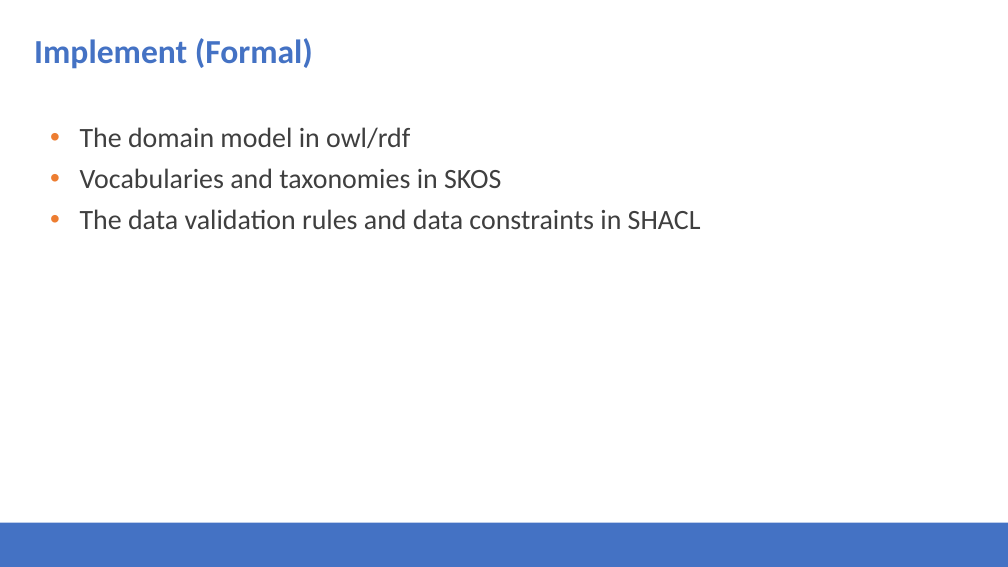
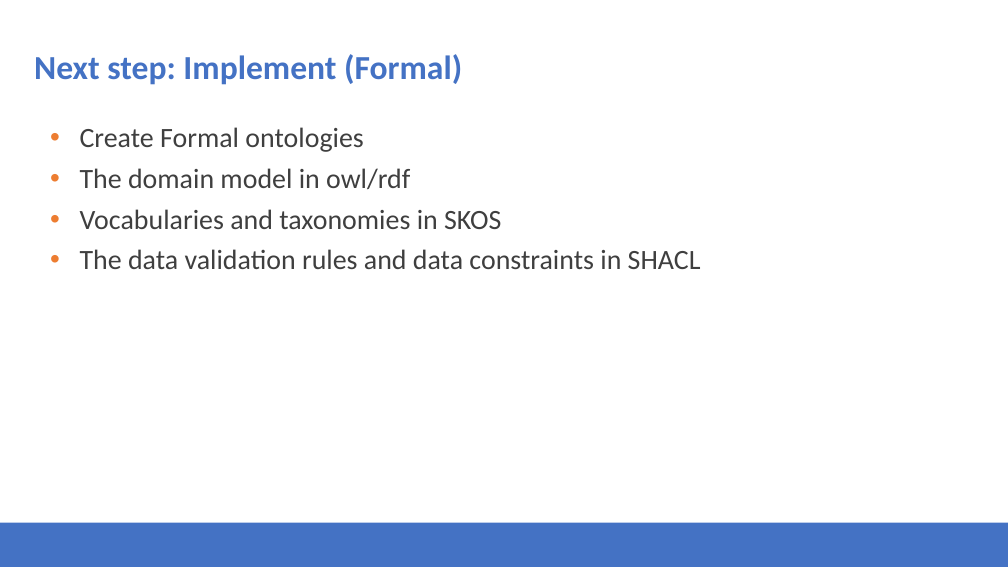
Before and after one commit to Health-RI/health-ri-metadata, a slide deck: slide 23 of Presentations/31082023HRI_Metadata_Schema_ImagingGroup_KickOff.pptx (slide 21 before the commit). Drawn at 1008x567 pixels with LibreOffice and Linux fonts; fonts in the diff are those of the drawing; background and template pictures are left out. Boxes give left, top, right and bottom in pixels: in the first picture for what was removed or moved away, otherwise in the second. Text is boxed around its words. In the diff, an @@ line names an element or a change of style, - is before the commit and + after.

```diff
--- a/Presentations/31082023HRI_Metadata_Schema_ImagingGroup_KickOff.pptx
+++ b/Presentations/31082023HRI_Metadata_Schema_ImagingGroup_KickOff.pptx
@@ title at [34, 54, 462, 85]: text changed @@
-Implement (Formal)
+Next step: Implement (Formal)
@@ text at [80, 127, 363, 152]: paragraph added @@
+• Create Formal ontologies
```
Also in this commit, not shown: 2 other slides changed, 2 slides added, 1 other file.
